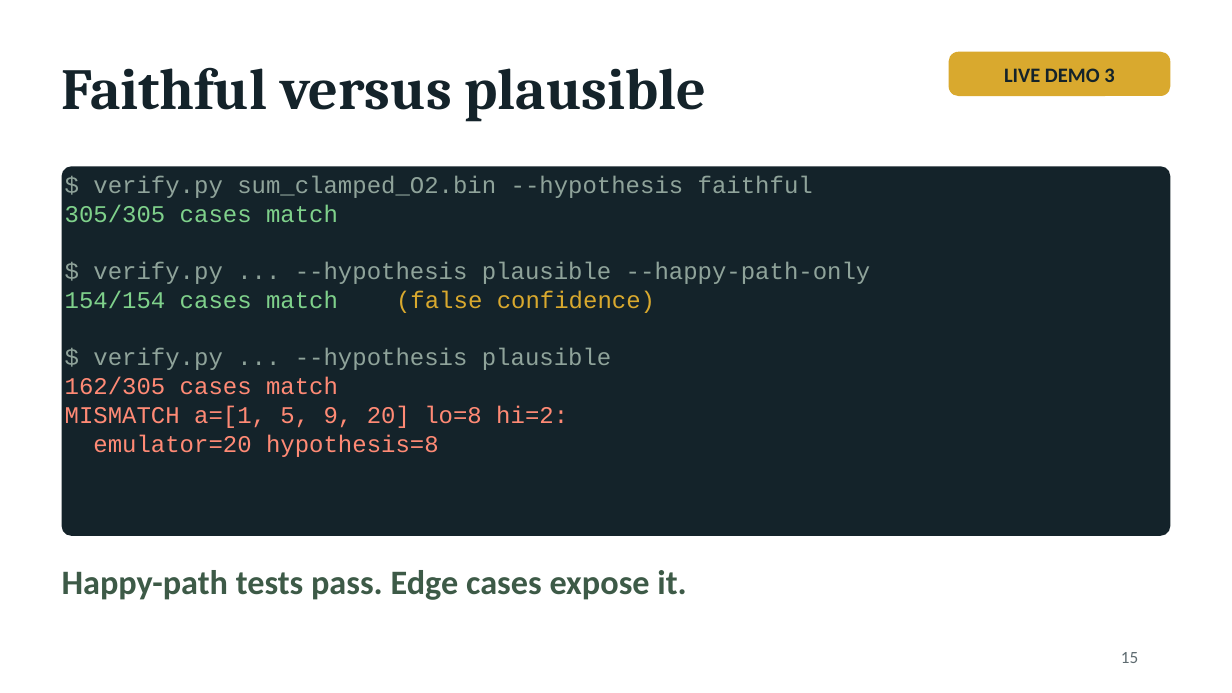
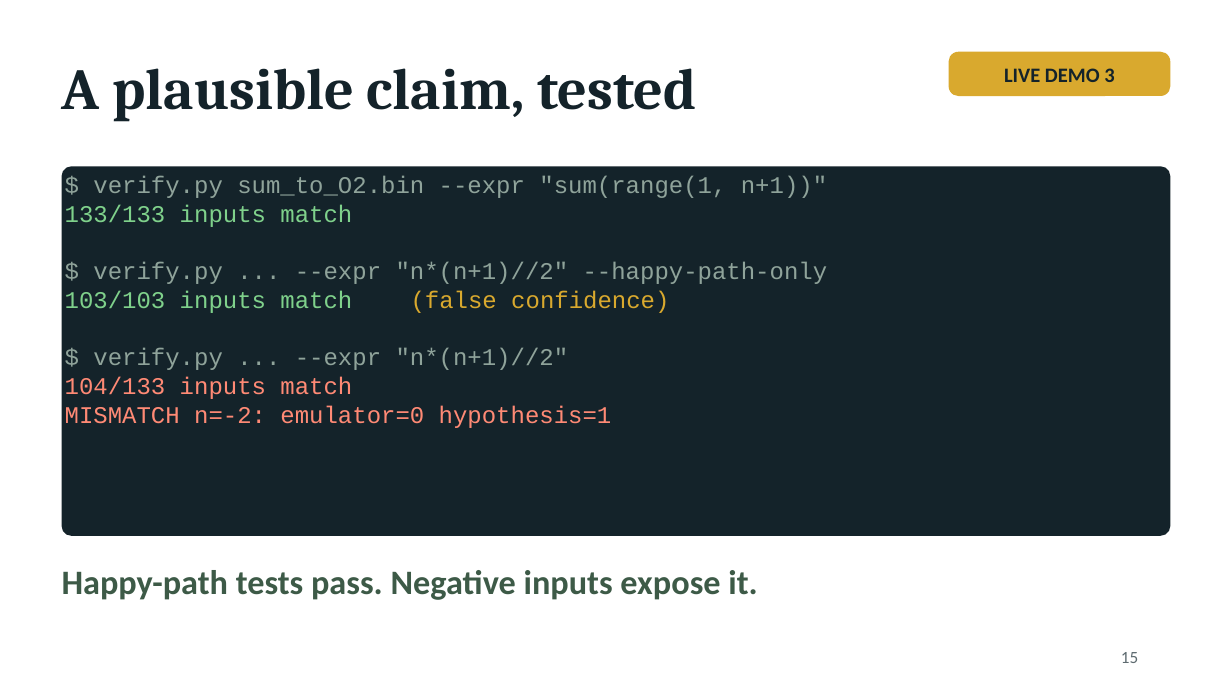
Before and after one commit to kelmer44/tesoro-stuff, a slide deck: slide 15 of prez/tesoro_talk.pptx. Drawn at 1232x693 pixels with LibreOffice and Linux fonts; fonts in the diff are those of the drawing. Boxes give left, top, right and bottom in pixels: in the first picture for what was removed or moved away, otherwise in the second. Text is boxed around its words. In the diff, an @@ line names an element or a change of style, - is before the commit and + after.

```diff
--- a/prez/tesoro_talk.pptx
+++ b/prez/tesoro_talk.pptx
@@ title at [62,68,696,122]: text changed @@
-Faithful versus plausible
+A plausible claim, tested
@@ text in rounded rectangle at [65,175,828,428]: text changed @@
-$ verify.py sum_clamped_O2.bin --hypothesis faithful
-305/305 cases match
-$ verify.py ... --hypothesis plausible --happy-path-only
-154/154 cases match (false confidence)
-$ verify.py ... --hypothesis plausible
-162/305 cases match
-MISMATCH a=[1, 5, 9, 20] lo=8 hi=2:
-emulator=20 hypothesis=8
+$ verify.py sum_to_O2.bin --expr "sum(range(1, n+1))"
+133/133 inputs match
+$ verify.py ... --expr "n*(n+1)//2" --happy-path-only
+103/103 inputs match (false confidence)
+$ verify.py ... --expr "n*(n+1)//2"
+104/133 inputs match
+MISMATCH n=-2: emulator=0 hypothesis=1
@@ text at [62,570,757,600]: text changed @@
-Happy-path tests pass. Edge cases expose it.
+Happy-path tests pass. Negative inputs expose it.
```
Also in this commit, not shown: 6 other slides changed, 29 other files.
